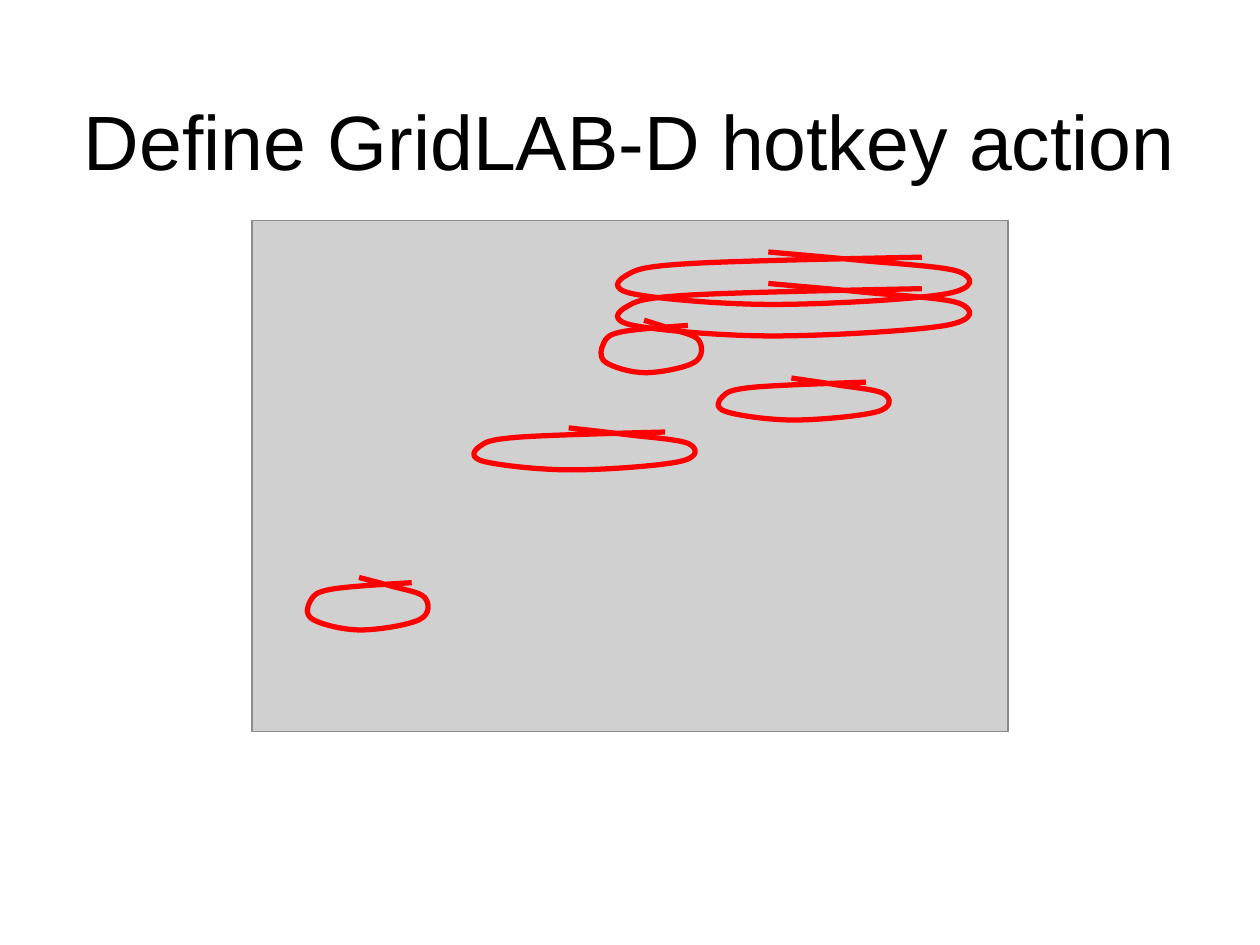
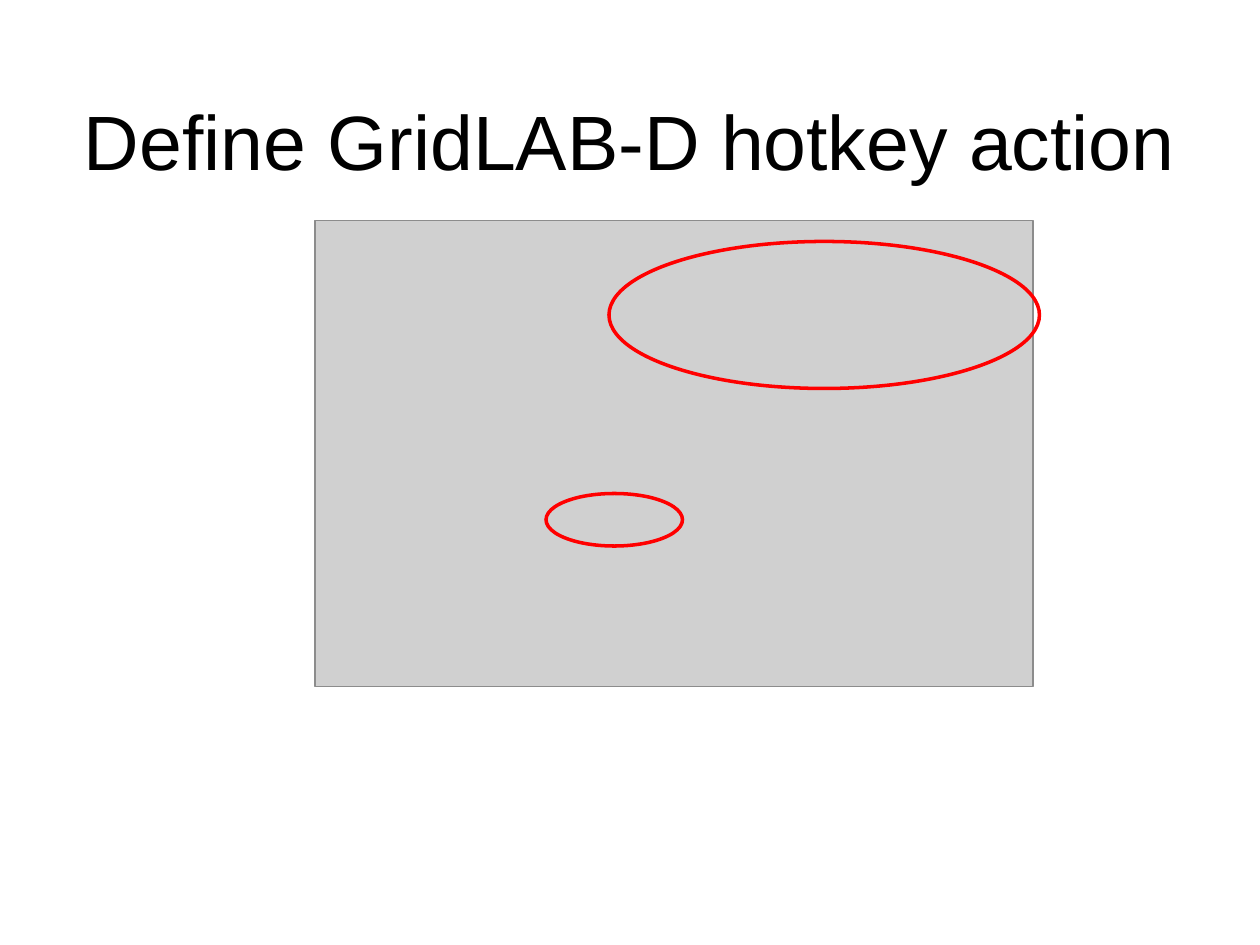
Before and after one commit to gridlab-d/course, a slide deck: slide 30 of 1.2 - Installing GridLAB-D.pps (slide 34 before the commit). Drawn at 1260x945 pixels with LibreOffice and Linux fonts; fonts in the diff are those of the drawing; grey boxes stand for pictures; background and template pictures are left out. Boxes give left, top, right and bottom in pixels: in the first picture for what was removed or moved away, otherwise in the second. Text is boxed around its words. In the diff, an @@ line names an element or a change of style, - is before the commit and + after.

```diff
--- a/1.2 - Installing GridLAB-D.pps
+++ b/1.2 - Installing GridLAB-D.pps
@@ picture resized from (x1=252, y1=220, x2=1008, y2=732) to (x1=315, y1=220, x2=1033, y2=687) @@
@@ freeform shape removed at (x1=609, y1=252, x2=976, y2=305) @@
@@ ellipse added at (x1=609, y1=242, x2=1040, y2=389), outline #FF0000 2.01 pt @@
@@ freeform shape removed at (x1=609, y1=284, x2=976, y2=336) @@
@@ freeform shape removed at (x1=598, y1=320, x2=703, y2=373) @@
@@ freeform shape removed at (x1=714, y1=378, x2=893, y2=420) @@
@@ freeform shape removed at (x1=469, y1=428, x2=699, y2=470) @@
@@ ellipse added at (x1=546, y1=494, x2=682, y2=547), outline #FF0000 2.01 pt @@
@@ freeform shape removed at (x1=305, y1=577, x2=431, y2=630) @@
```
Also in this commit, not shown: 3 other slides changed, 9 slides added, 12 slides removed.
